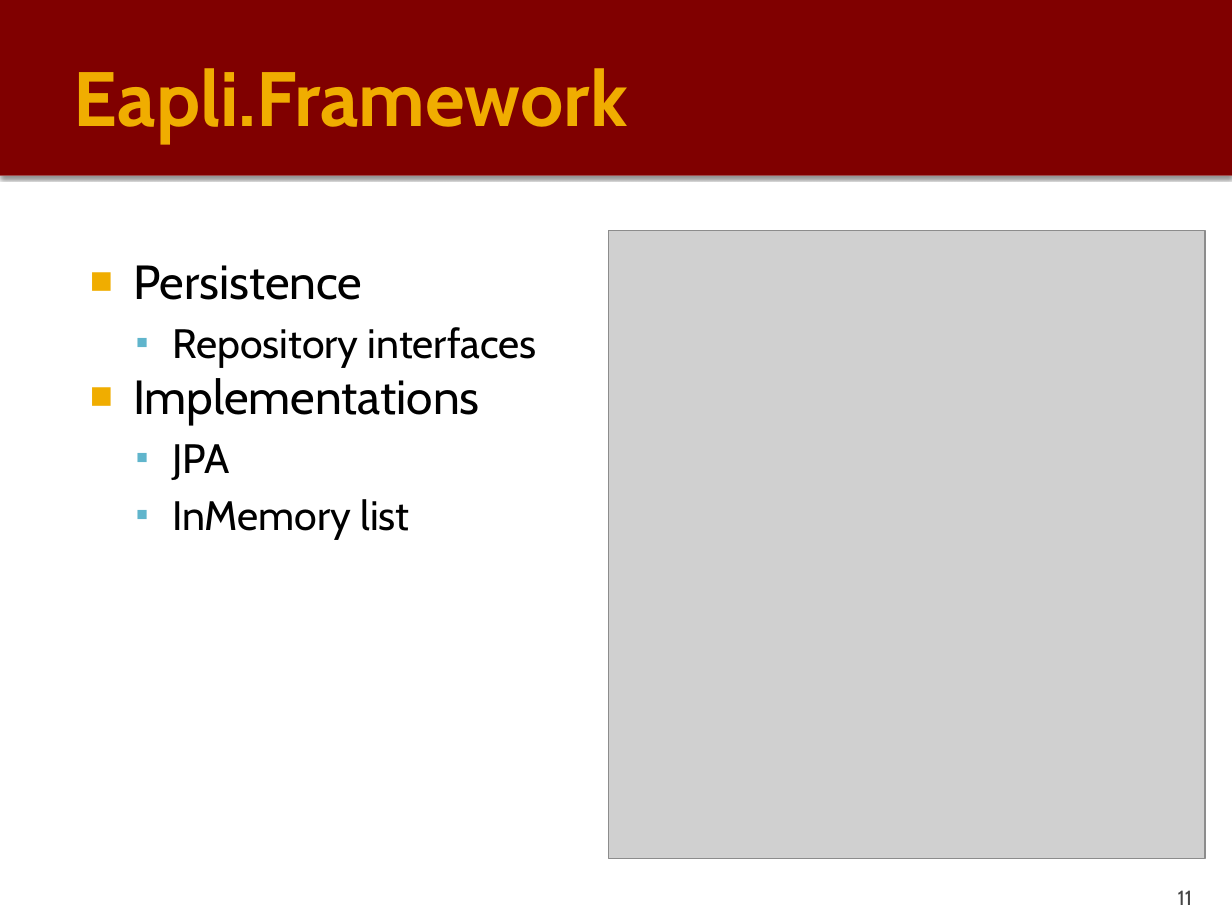
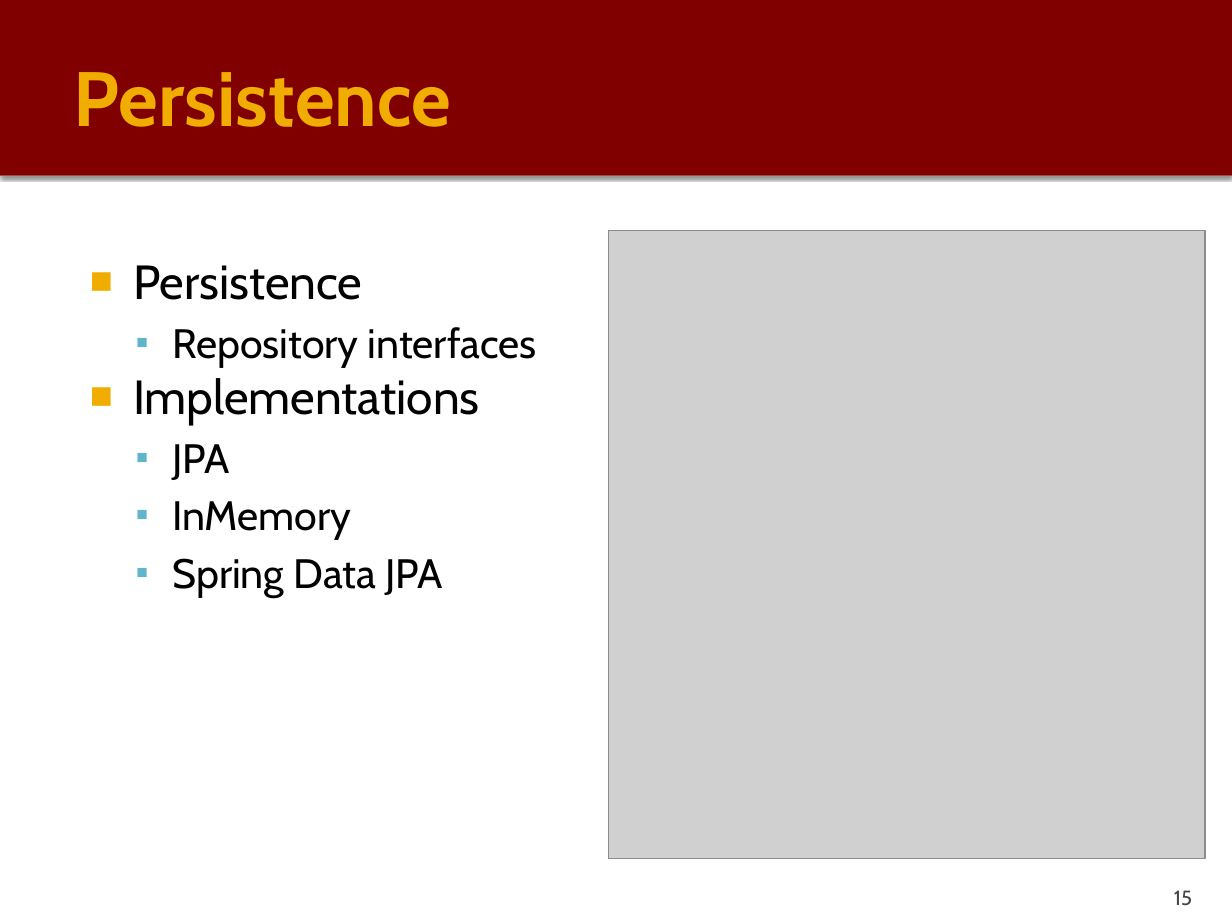
Before and after one commit to PauloGandraSousa/eapliframework, a slide deck: slide 15 of documentation/eapli.framework-Tech-Description.pptx (slide 11 before the commit). Drawn at 1232x924 pixels with LibreOffice and Linux fonts; fonts in the diff are those of the drawing; grey boxes stand for pictures. Boxes give left, top, right and bottom in pixels: in the first picture for what was removed or moved away, otherwise in the second. Text is boxed around its words. In the diff, an @@ line names an element or a change of style, - is before the commit and + after.

Commit message:
updated documentation for persistence and event pub/sub

```diff
--- a/documentation/eapli.framework-Tech-Description.pptx
+++ b/documentation/eapli.framework-Tech-Description.pptx
@@ title at (74,72,451,127): text changed @@
-Eapli.Framework
+Persistence
@@ text at (172,501,443,597): text changed @@
-  ▪ InMemory list
+  ▪ InMemory
+  ▪ Spring Data JPA
@@ page number at (1174,890,1192,906): text changed @@
-11
+15
```
Also in this commit, not shown: 10 other slides changed, 15 slides added, 3 slides removed, 5 other files.
